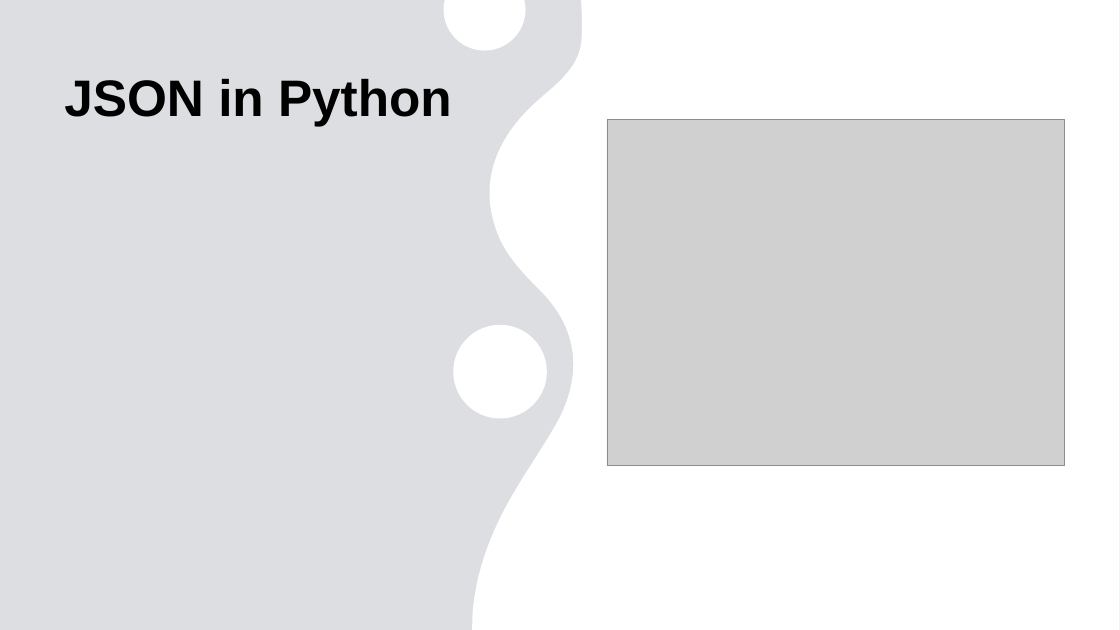
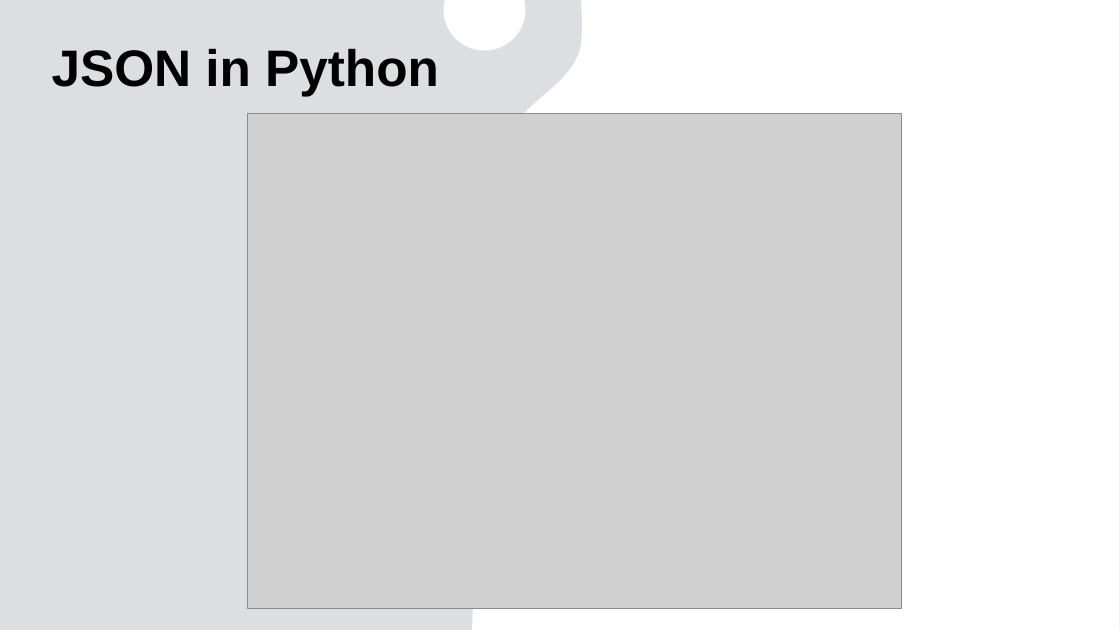
Before and after one commit to ngocson1603/khoaluanword, a slide deck: slide 40 of thuctapword/Báo cáo.pptx. Drawn at 1120x630 pixels with LibreOffice and Linux fonts; fonts in the diff are those of the drawing; grey boxes stand for pictures. Boxes give left, top, right and bottom in pixels: in the first picture for what was removed or moved away, otherwise in the second. Text is boxed around its words. In the diff, an @@ line names an element or a change of style, - is before the commit and + after.

```diff
--- a/thuctapword/Báo cáo.pptx
+++ b/thuctapword/Báo cáo.pptx
@@ title "JSON in Python": place and size @@
-title "JSON in Python" at <box>64,78,452,126</box>
+title "JSON in Python" at <box>52,48,439,96</box>
@@ picture: place and size @@
-picture at <box>607,120,1065,466</box>
+picture at <box>248,113,902,608</box>
```
Also in this commit, not shown: 34 other slides changed, 2 other files.
